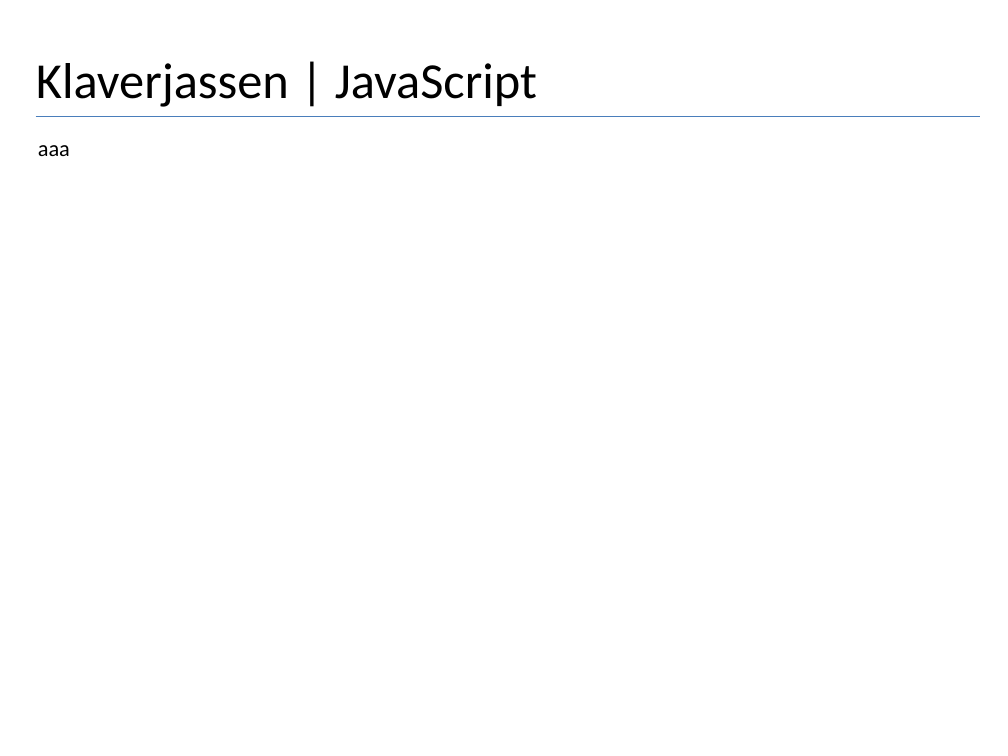
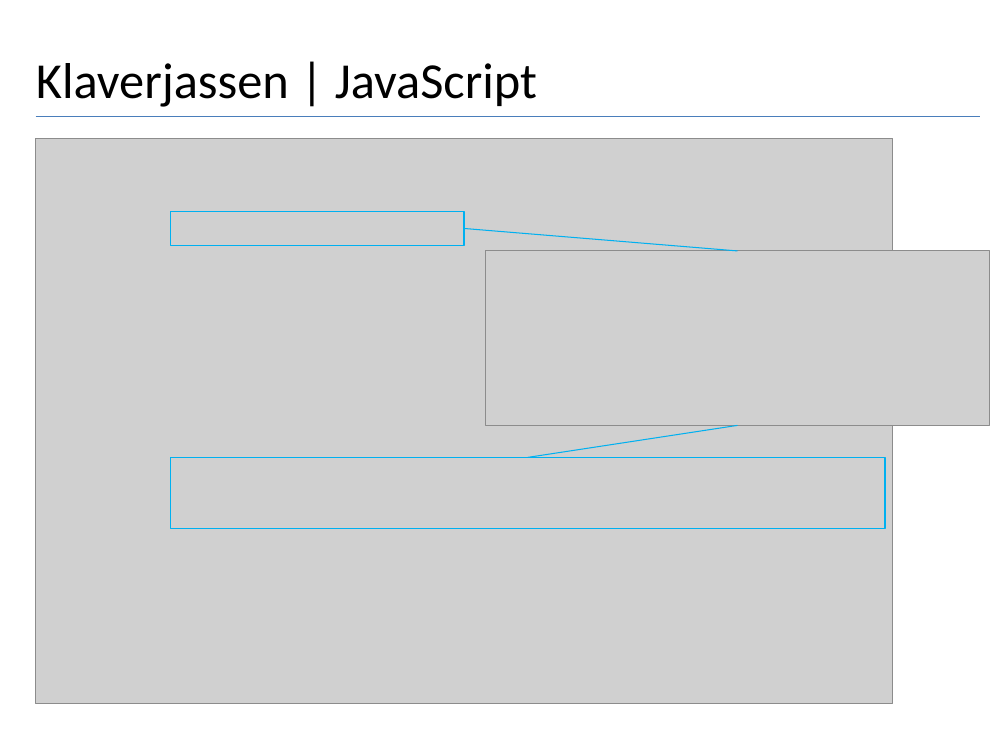
Before and after one commit to AlicedeVries/case, a slide deck: slide 11 of Case presentatie~4.pptx (slide 10 before the commit). Drawn at 1008x756 pixels with LibreOffice and Linux fonts; fonts in the diff are those of the drawing; grey boxes stand for pictures. Boxes give left, top, right and bottom in pixels: in the first picture for what was removed or moved away, otherwise in the second. Text is boxed around its words. In the diff, an @@ line names an element or a change of style, - is before the commit and + after.

```diff
--- a/Case presentatie~4.pptx
+++ b/Case presentatie~4.pptx
@@ picture added at [35,138,893,704] @@
@@ text removed at [38,145,70,156] @@
-aaa
@@ rectangle added at [170,212,464,246], outline #00B0F0 1 pt @@
@@ line added from (738, 251) to (464, 229), #00B0F0 0.75 pt @@
@@ picture added at [486,251,989,425] @@
@@ line added from (738, 425) to (528, 458), #00B0F0 0.75 pt @@
@@ rectangle added at [170,458,885,529], outline #00B0F0 1 pt @@
```
Also in this commit, not shown: 6 other slides changed, 1 slide added, 2 other files.
